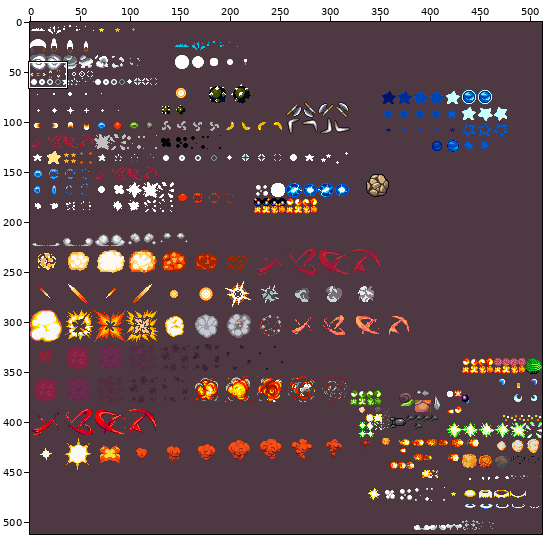
Sprite sheet, stored at bengt/gfx/sprEffects.png. Above, an overview of the earlier version with the close-up marked.
Close-up. Before the edit:
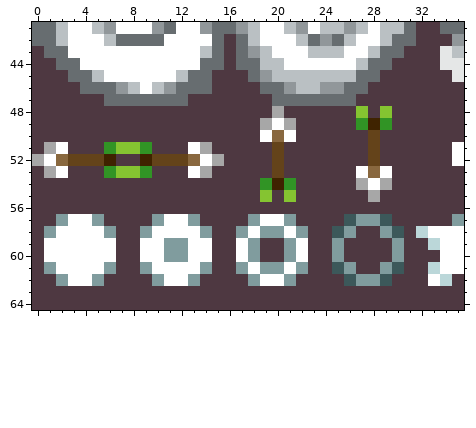
The file is 512x512 pixels. Colours within 5 levels of each other are drawn and written as one. Shown: x 0..35, y 41..64.
New version:
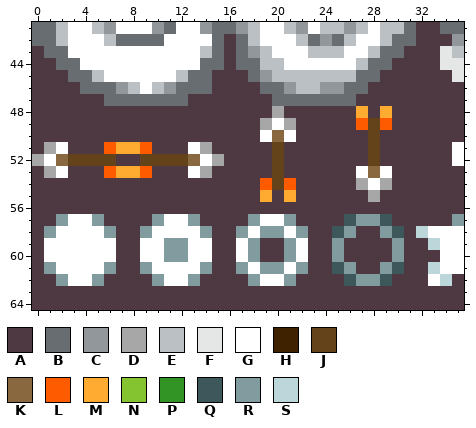
Palette (. is transparent): A #4e3841  B #676d70  C #91979a  D #a7a7a7  E #bac0c3  F #e5e7e7  G #ffffff  H #3f2300  J #64431a  K #89683f  L #fe5a00  M #ffaa31  N #85c431  P #319425  Q #3c585a  R #809c9e  S #bbd7d9
Diff:
@@ x 0..35 @@
 47 AAAAAABBBBBBBAAAAAAABBBBBBBAAAAAAAAA
-48 AAAAAAAAAAAAAAAAAAAADAAAAAANANAAAAAA
-49 AAAAAAAAAAAAAAAAAAADGDAAAAAPHPAAAAAA
+48 AAAAAAAAAAAAAAAAAAAADAAAAAAMAMAAAAAA
+49 AAAAAAAAAAAAAAAAAAADGDAAAAALJLAAAAAA
 50 AAAAAAAAAAAAAAAAAAAGKGAAAAAAJAAAAAAA
-51 ADGAAAPNNPAAAGDAAAAAJAAAAAAAJAAAAAAG
-52 DGKJJJHAAHJJJKGDAAAAJAAAAAAAJAAAAAAG
-53 ADGAAAPNNPAAAGDAAAAAJAAAAAAGKGAAAAAA
-54 AAAAAAAAAAAAAAAAAAAPHPAAAAADGDAAAAAA
-55 AAAAAAAAAAAAAAAAAAANANAAAAAADAAAAAAA
+51 ADGAAALMMLAAAGDAAAAAJAAAAAAAJAAAAAAG
+52 DGKJJJJAAJJJJKGDAAAAJAAAAAAAJAAAAAAG
+53 ADGAAALMMLAAAGDAAAAAJAAAAAAGKGAAAAAA
+54 AAAAAAAAAAAAAAAAAAALJLAAAAADGDAAAAAA
+55 AAAAAAAAAAAAAAAAAAAMAMAAAAAADAAAAAAA
 56 AAAAAAAAAAAAAAAAAAAAAAAAAAAAAAAAAAAA
Where, in picture pixels (left, top, right, bottom), the same in both close-ups:
changed: (356, 106, 392, 130)
changed: (104, 142, 152, 178)
changed: (260, 178, 296, 202)
